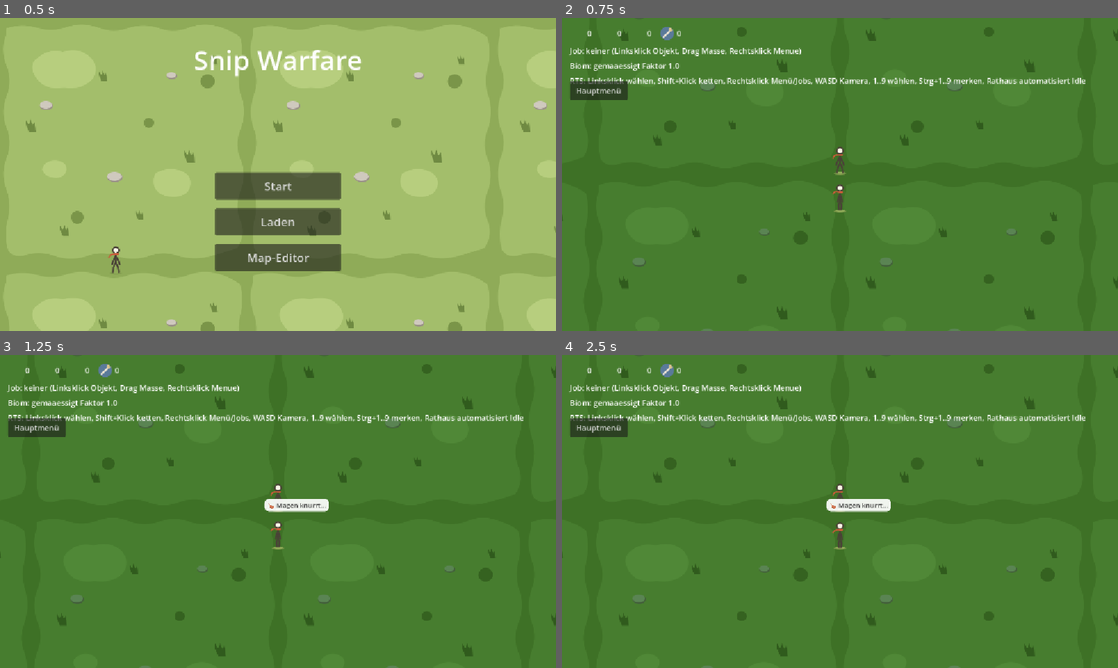
Above: before the commit, frames 1-4 (two rows, left to right).
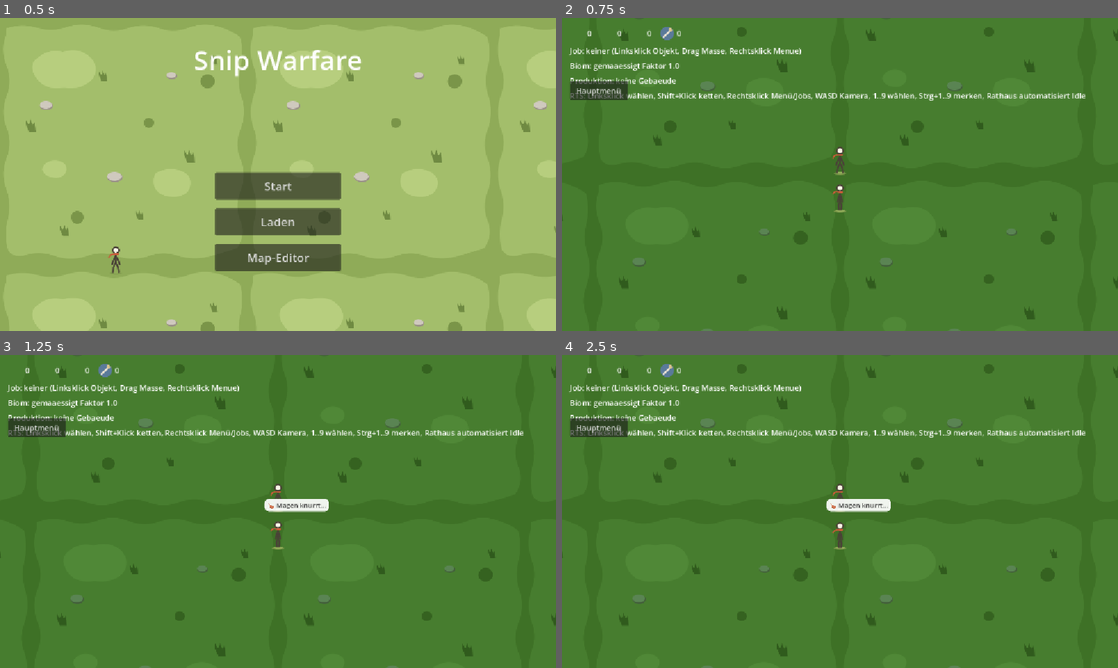
Above: after the commit, the same moments.

Repository: vannon091118/snip-warfare
Game: Godot game, scene res://ui/scenes/hauptmenue.tscn
The game is run twice, just before and just after one commit, with the same random seed, the same clock (stepped at 60 frames per second) and the same inputs.
Inputs:
- Up to frame 1 (0.5 s): no input
- Up to frame 2 (0.75 s): click "Start" at 0.5 s
- Up to frame 3 (1.25 s): no input
- Up to frame 4 (2.5 s): click "Hauptmenü" at 1.25 s; click "Start" at 2 s

Frame 1 is identical in both runs. In frame 2, 2.1% of the frame differs, in the area x 1-95%, y 18-27%; in frame 3, 2.1%; in frame 4, 2.1%.

Commit message:
1. Du wolltest, dass ein Spieler im laufenden Spiel Gebäude anfordern kann, deren Kosten wirklich fließen, der Bau über die Weltzeit läuft und die Produktion echte Eingänge verbraucht, und Shinon hat dafür den koordinierenden Manager, die Spielverdrahtung und den HUD-Beobachter gebaut. 2. Der neue Manager in gebaeude_manager.gd ist die einzige Stelle, die Bau- und Produktionsmaschine über den Weltuhr-Tick bewegt, die Baukosten vorher vollständig prüft und dann wirklich entnimmt, und die Ausgänge über die bestehende Erntebuchung in das nächste Lager legt. 3. Der Manager löst die zentrale Uhr zur Laufzeit über den Wurzelknoten auf statt über den Autoload-Globalnamen, damit derselbe Code auch in Headless-Testläufen ohne Hauptszene kompiliert und trotzdem im Spiel exakt dieselbe Weltuhr tickt. 4. Das Weltmodell in welt_model.gd liefert bei objekt_hinzufuegen jetzt den echten Array-Index des neuen Objekts zurück statt der fachlichen Objektnummer, weil der Manager die Zustandsfelder für Bau und Produktion sofort an genau dieses Objekt schreiben muss. 5. Der Lagerverwalter in lager_manager.gd besitzt jetzt eine direkte Startbestands-Funktion für deterministische Anfangswerte in Tests und Editor-Setup, damit kein Schema-Zufall die Beweisführung verfälscht. 6. Der neue HUD-Beobachter in hud_produktion_anzeige.gd liest ausschließlich die Statuszeilen des Managers und zeigt pro Gebäude Bauphase mit Prozent oder Produktionsphase mit Prozent, ohne selbst Zustand zu berechnen. 7. Die HUD-Leiste in hud_leiste.gd baut den Beobachter nur zusammen, die Szene in welt.tscn verdrahtet ihn, und die Welt in welt.gd reicht den Beobachter an den neuen Manager weiter. 8. Die Steuerung in steuerung.json führt die neue Aktion Werkstatt bauen mit eigenem Icon und Werkzeug-Platzhalter im Tooltip, und die Eingabe-Steuerung in ui_eingabe_steuerung.gd ruft über diese Aktion den Bau an der angeklickten Weltposition an. 9. Der Lauf-Beweis in lauf_pruefung_welt.gd prüft jetzt die ganze Kette im echten Modell: Die Baukosten verschwinden wirklich aus dem Lager, das Gebäude steht mit Bauzustand im Modell, die Maschinen erreichen ihre Phasen, und alle Prüfungen sind grün. 10. Übrig bleibt die zweite Gebäudekette mit eigenem Rezept und eigener Ausgangsressource, die beweist, dass ein neues Gebäude allein über Datenpool und Registry eingebunden werden kann, ohne die Produktionsmaschine anzufassen.

Diff:
--- a/economy/logic/storage/lager_manager.gd
+++ b/economy/logic/storage/lager_manager.gd
@@ -67,6 +67,28 @@
 			summe[ressource] = int(summe.get(ressource, 0)) + int(bestaende[ressource])
 	return summe
 
+func startbestand_setzen(ressource: String, menge: int, lager_index: int) -> void:
+	# Deterministischer Startbestand für Tests und Editor-Setup: schreibt die
+	# Menge direkt als Anfangszustand, ohne die Ernte-Varianz des Schemas.
+	if lager_index < 0 or lager_index >= _lager.size() or menge < 0:
+		return
+	var bestaende: Dictionary = _lager[lager_index].get("bestaende", {})
+	bestaende[ressource] = menge
+	_lager[lager_index]["bestaende"] = bestaende
+
+func hat_lagerplatz(lager_index: int, menge: int) -> bool:
+	# Produktions-Gate: Ausgänge dürfen nur gebucht werden, wenn das Lager
+	# genug freie Kapazität hat; blockiert sonst die Produktion.
+	if lager_index < 0 or lager_index >= _lager.size() or menge <= 0:
+		return false
+	var eintrag: Dictionary = _lager[lager_index]
+	var kapazitaet := int(eintrag.get("kapazitaet", 0))
+	var belegt := 0
+	var bestaende: Dictionary = eintrag.get("bestaende", {})
+	for ressource: String in bestaende.keys():
+		belegt += int(bestaende[ressource])
+	return belegt + menge <= kapazitaet
+
 ## Nächstes Lager für eine Weltposition (für Ernte und Verbrauch).
 
 func naechstes_lager_fuer(welt_position: Vector2) -> int:
--- a/game/data/steuerung.json
+++ b/game/data/steuerung.json
@@ -37,6 +37,15 @@
         "werkzeug": "Spitzhacke",
         "logik_id": "ressource_stein",
         "faktor": 1.0
+      },
+      {
+        "id": "bauen_werkstatt",
+        "label": "Bauen: Werkstatt",
+        "icon_pfad": "res://world/assets/terrain/werkstatt.svg",
+        "tooltip": "Kostet 15 Holz und 8 Stein, Werkzeug {werkzeug} wird nicht benoetigt",
+        "werkzeug": "keines",
+        "logik_id": "bauen",
+        "gebaeude_id": "werkstatt"
       }
     ]
   },
--- a/tools/lauf_pruefung_welt.gd
+++ b/tools/lauf_pruefung_welt.gd
@@ -3,6 +3,14 @@
 ## Reihenfolge-Unabhängigkeit der Generierung.
 
 func _init() -> void:
+	# Autoload-Ersatz: Der Testlauf startet ohne Hauptszene, deshalb wird die
+	# zentrale Weltuhr hier als Wurzelkind nachgebaut, damit Manager-Module,
+	# die den Weltuhr-Tick erwarten, auch im Test kompilieren und ticken.
+	var weltuhr_skript: GDScript = load("res://core/weltuhr.gd")
+	if weltuhr_skript != null:
+		var weltuhr: Node = weltuhr_skript.new()
+		weltuhr.name = "Weltuhr"
+		root.add_child(weltuhr)
 	var fehler := 0
 	# 1) Determinismus: gleicher Seed, gleiche Welt.
 	var modell_eins := Welt_Model.new()
@@ -105,6 +113,75 @@
 		fehler += 1
 	else:
 		print("OK: Variante 'busch' im Element-Katalog mit Asset auflösbar")
+	# 9) Gebäude-Fundament: Definition, Bau-Maschine, Produktions-Maschine.
+	var gebaeude_reg := Gebaeude_DefinitionRegistry.new()
+	var werkstatt: Gebaeude_Definition = null
+	if not gebaeude_reg.hat_gebaeude("werkstatt"):
+		print("FEHLER: Werkstatt fehlt in der Gebäude-Definition")
+		fehler += 1
+	else:
+		werkstatt = gebaeude_reg.definition_fuer("werkstatt")
+		print("OK: Werkstatt definiert mit Bauzeit %d und Dauer %d" % [werkstatt.bauzeit_ticks, werkstatt.dauer_ticks])
+	var bau_maschine := Gebaeude_BauMaschine.new()
+	var bau := bau_maschine.starten(bau_maschine.neuer_zustand())
+	for i in range(werkstatt.bauzeit_ticks):
+		bau = bau_maschine.tick(bau, werkstatt.bauzeit_ticks)
+	if not bau_maschine.ist_fertig(bau):
+		print("FEHLER: Bau-Maschine erreicht FERTIG nicht nach Bauzeit")
+		fehler += 1
+	else:
+		print("OK: Bau-Maschine erreicht FERTIG nach %d Ticks" % werkstatt.bauzeit_ticks)
+	var prod_maschine := Gebaeude_ProduktionsMaschine.new()
+	var prod := prod_maschine.starten(prod_maschine.neuer_zustand())
+	prod = prod_maschine.tick(prod, werkstatt, false, true)
+	if int(prod.get("phase", -1)) != Gebaeude_ProduktionsMaschine.Phase.WARTET_EINGANG:
+		print("FEHLER: Produktion wartet nicht ohne Eingang")
+		fehler += 1
+	prod = prod_maschine.tick(prod, werkstatt, true, true)
+	if str(prod.get("aktion", "")) != "input_ziehen":
+		print("FEHLER: Produktionsstart zieht keine Eingänge")
+		fehler += 1
+	for i in range(werkstatt.dauer_ticks):
+		prod = prod_maschine.tick(prod, werkstatt, true, true)
+	if str(prod.get("aktion", "")) != "output_legen":
+		print("FEHLER: Produktionsabschluss legt keine Ausgänge ab")
+		fehler += 1
+	else:
+		print("OK: Produktion verbraucht Eingang und meldet Ausgang nach %d Ticks" % werkstatt.dauer_ticks)
+	prod = prod_maschine.tick(prod, werkstatt, false, false)
+	if int(prod.get("phase", -1)) != Gebaeude_ProduktionsMaschine.Phase.WARTET_EINGANG:
+		print("FEHLER: Wiederholbare Produktion startet keinen neuen Zyklus")
+		fehler += 1
+	else:
+		print("OK: Wiederholbare Produktion beginnt neuen Zyklus und wartet auf Eingang")
+	# 10) Manager-Kette: Kosten fließen wirklich, Gebäude entsteht im Modell.
+	var bau_modell := Welt_Model.new()
+	var bau_generator := Welt_Generator.new()
+	bau_generator.welt_erzeugen(bau_modell, 4242, "gemaaessigt")
+	var bau_lager := Lager_Manager.new()
+	bau_lager.lager_anlegen("kleines_lager", Vector2(0, 0))
+	var bau_ressourcen := Einheit_Ressourcen.new()
+	bau_ressourcen.lager_setzen(bau_lager)
+	bau_lager.startbestand_setzen("holz", 50, 0)
+	bau_lager.startbestand_setzen("stein", 30, 0)
+	var bau_manager := Gebaeude_Manager.new()
+	bau_manager.einrichten(bau_modell, Welt_Registry.new(), bau_ressourcen, bau_lager)
+	var bau_ergebnis := bau_manager.bauen_anfordern("werkstatt", Vector2(512, 512))
+	if not bool(bau_ergebnis.get("ok", false)):
+		print("FEHLER: Bau-Anforderung scheitert: %s" % str(bau_ergebnis.get("grund", "?")))
+		fehler += 1
+	else:
+		var holz_rest := bau_lager.gesamt_bestand("holz")
+		var stein_rest := bau_lager.gesamt_bestand("stein")
+		var werkstatt_indizes := bau_modell.objekte_mit_element_id("werkstatt")
+		var gebaeude_id := ""
+		if not werkstatt_indizes.is_empty():
+			gebaeude_id = str(bau_modell.objekt_feld(werkstatt_indizes[0], "gebaeude_id", ""))
+		if holz_rest != 35 or stein_rest != 22 or gebaeude_id != "werkstatt":
+			print("FEHLER: Kosten fließen nicht korrekt (holz %d, stein %d, id %s)" % [holz_rest, stein_rest, gebaeude_id])
+			fehler += 1
+		else:
+			print("OK: Baukosten wirklich entnommen (holz 35, stein 22) und Werkstatt im Modell")
 	if fehler == 0:
 		print("ALLE PRUEFUNGEN GRUEN")
 		quit(0)
--- a/ui/logic/kategorie_ui/ui_eingabe_steuerung.gd
+++ b/ui/logic/kategorie_ui/ui_eingabe_steuerung.gd
@@ -30,6 +30,8 @@
 var _karten_ebene: CanvasLayer = null
 var _karten_viewer: Ui_KartenViewer = null
 var _karten_oeffnen: bool = false
+var _gebaeude: Gebaeude_Manager = null
+var _rechtsklick_welt_position := Vector2.ZERO
 
 signal karten_umschalten_gewuenscht
 signal verteilung_gewuenscht(nahrung_je_takt: float)
@@ -53,6 +55,7 @@
 	_kamera_steuerung = p.get("kamera_steuerung")
 	_karten_ebene = p.get("karten_ebene")
 	_karten_viewer = p.get("karten_viewer")
+	_gebaeude = p.get("gebaeude")
 	if p.has("schnellwahl"):
 		_schnellwahl = p["schnellwahl"]
 
@@ -139,6 +142,9 @@
 func auf_kontext_aktion(aktion: Dictionary) -> void:
 	var logik := str(aktion.get("logik_id", ""))
 	var label_text := str(aktion.get("label", ""))
+	if logik == "bauen":
+		_bauen_ausfuehren(aktion)
+		return
 	if label_text.to_lower().contains("wachstum") or logik.to_lower().contains("wachstum"):
 		var haus_pos := _kamera_steuerung.kamera_position if _kamera_steuerung != null else Vector2.ZERO
 		if _lager != null and _lager.lager_zahl() > 0:
@@ -164,20 +170,24 @@
 		(_hud as Variant).meldung_setzen("Massenwahl: %d Einheiten im Rechteck" % treffer.size())
 
 func _rechtsklick_verarbeiten(welt_pos: Vector2) -> void:
-	if _model == null or _tiere == null or _kontext == null or _hud == null:
-		return
-	var radius := _steuerung.steuerung.auswahl_radius if _steuerung != null and _steuerung.steuerung != null else 60.0
-	var ziel_objekt := _model.objekt_bei(welt_pos, radius)
-	var ziel_tier := _tiere.tier_id_bei(welt_pos, radius)
-	if ziel_objekt >= 0 or ziel_tier >= 0:
-		if _kamera != null and _kamera.get_viewport() != null:
-			_kontext.position = _kamera.get_viewport().get_mouse_position()
-		_kontext.popup()
-		return
-	if Input.is_key_pressed(KEY_SHIFT):
-		(_hud as Variant).meldung_setzen("Aggressiver Move: Ziel wird automatisch angegriffen")
+	if _kontext == null or _hud == null:
+		return
+	_rechtsklick_welt_position = welt_pos
+	# Rechtsklick öffnet immer das Kontextmenü: an Objekten und Tieren für
+	# Sammel-/Abbau-Aktionen, auf freiem Feld für Bau-Aktionen.
+	if _kamera != null and _kamera.get_viewport() != null:
+		_kontext.position = _kamera.get_viewport().get_mouse_position()
+	_kontext.popup()
+
+func _bauen_ausfuehren(aktion: Dictionary) -> void:
+	if _gebaeude == null or _hud == null:
+		return
+	var gebaeude_id := str(aktion.get("gebaeude_id", ""))
+	var ergebnis := _gebaeude.bauen_anfordern(gebaeude_id, _rechtsklick_welt_position)
+	if bool(ergebnis.get("ok", false)):
+		(_hud as Variant).meldung_setzen("Bau angefordert: %s" % str(aktion.get("label", gebaeude_id)))
 	else:
-		(_hud as Variant).meldung_setzen("Move-Befehl an aktive Einheit")
+		(_hud as Variant).meldung_setzen("Bauen nicht möglich: %s" % str(ergebnis.get("grund", "unbekannt")))
 
 func _klick_verarbeiten(klick: Vector2) -> void:
 	if _model == null or _registry == null or _tiere == null or _job_registry == null or _stockmaenner == null or _auswahl == null or _hud == null:
--- a/ui/scenes/hud/hud_leiste.gd
+++ b/ui/scenes/hud/hud_leiste.gd
@@ -7,6 +7,7 @@
 @onready var _ressourcen: HBoxContainer = %RessourcenLeiste
 @onready var _job: Label = %JobAnzeige
 @onready var _status: Label = %StatusAnzeige
+@onready var _produktion: Label = %ProduktionAnzeige
 
 ## Kategorie daten: keine eigenen Arrays; die Kinder tragen den Zustand.
 
@@ -23,3 +24,6 @@
 
 func biom_anzeigen(biom_id: String, biom_faktor: float) -> void:
 	(_status as Variant).biom_anzeigen(biom_id, biom_faktor)
+
+func produktion_anzeigen(zeilen: Array[String]) -> void:
+	(_produktion as Variant).status_setzen(zeilen)
--- /dev/null
+++ b/ui/scenes/hud/hud_produktion_anzeige.gd
@@ -0,0 +1,17 @@
+extends Label
+## HUD-Spitze: Produktions-Anzeige. Reiner Observer über den Gebäude-Manager:
+## Sie zeigt nur die gelieferten Statuszeilen (Bauphase, Produktionsphase,
+## Wartegründe) und berechnet selbst nichts.
+## Kette: Gebaeude_Manager.status_zeilen -> produktion_anzeigen -> Label-Text.
+
+## Kategorie daten: die zuletzt angezeigten Zeilen.
+var letzte_zeilen: Array[String] = []
+
+## Kategorie logik: Anzeigen der Statuszeilen.
+
+func status_setzen(zeilen: Array[String]) -> void:
+	letzte_zeilen = zeilen
+	if zeilen.is_empty():
+		text = "Produktion: keine Gebaeude"
+	else:
+		text = "Produktion: %s" % " | ".join(zeilen)
--- /dev/null
+++ b/world/logic/kategorie_objekt/gebaeude_manager.gd
@@ -0,0 +1,194 @@
+extends Node2D
+class_name Gebaeude_Manager
+## Manager der Gebäude: Er tickt Bau- und Produktionsmaschinen über die
+## zentrale Weltuhr, prüft und entnimmt Kosten über Einheit_Ressourcen und
+## Lager_Manager und lagert Ausgänge ein. Er greift nie direkt in fremde
+## Daten ein: Das Weltmodell schreibt er nur über eigene Funktionen, die
+## Bestände nur über die Ressourcen-Schnittstelle.
+
+signal gebaeude_meldung(text: String)
+
+## Kategorie daten: Definitionen und die zwei Zustandsmaschinen.
+var _definitionen := Gebaeude_DefinitionRegistry.new()
+var _bau_maschine := Gebaeude_BauMaschine.new()
+var _produktions_maschine := Gebaeude_ProduktionsMaschine.new()
+
+## Kategorie logik: Verbindungen zu anderen Domänen und Tick.
+var _model: Welt_Model = null
+var _registry: Welt_Registry = null
+var _ressourcen: Einheit_Ressourcen = null
+var _lager: Lager_Manager = null
+
+func _ready() -> void:
+	# Die Weltuhr wird zur Laufzeit aufgelöst statt über den Autoload-Globalnamen,
+	# damit der Manager auch in Headless-Testläufen ohne Autoloads kompilierbar
+	# bleibt. Im Spiel ist es dieselbe zentrale Uhr aus project.godot.
+	var weltuhr := get_node_or_null("/root/Weltuhr")
+	if weltuhr != null and weltuhr.has_signal("tick") and not weltuhr.tick.is_connected(_auf_tick):
+		weltuhr.tick.connect(_auf_tick)
+
+func _exit_tree() -> void:
+	var weltuhr := get_node_or_null("/root/Weltuhr")
+	if weltuhr != null and weltuhr.has_signal("tick") and weltuhr.tick.is_connected(_auf_tick):
+		weltuhr.tick.disconnect(_auf_tick)
+
+func einrichten(model: Welt_Model, registry: Welt_Registry, ressourcen: Einheit_Ressourcen, lager: Lager_Manager) -> void:
+	_model = model
+	_registry = registry
+	_ressourcen = ressourcen
+	_lager = lager
+
+func bauen_anfordern(gebaeude_id: String, welt_position: Vector2) -> Dictionary:
+	# Spieler löst den Bau aus: Kosten werden vorher vollständig geprüft und
+	# dann entnommen; das Gebäude erscheint im Modell mit Bauzustand.
+	if _model == null or _ressourcen == null or _lager == null:
+		return {"ok": false, "grund": "nicht bereit"}
+	if not _definitionen.hat_gebaeude(gebaeude_id):
+		return {"ok": false, "grund": "unbekanntes Gebaeude"}
+	var definition := _definitionen.definition_fuer(gebaeude_id)
+	var lager_index := _lager.naechstes_lager_fuer(welt_position)
+	if lager_index < 0:
+		return {"ok": false, "grund": "kein Lager in der Naehe"}
+	for kosten: Dictionary in definition.baukosten_paare():
+		var ressource := str(kosten["ressource"])
+		if not _ressourcen.kann_entnehmen(ressource, int(kosten["menge"]), lager_index):
+			return {"ok": false, "grund": "Kosten fehlen: %s" % ressource}
+	for kosten: Dictionary in definition.baukosten_paare():
+		if not _ressourcen.entnehmen(str(kosten["ressource"]), int(kosten["menge"]), lager_index):
+			return {"ok": false, "grund": "Entnahme fehlgeschlagen"}
+	var objekt_index := _model.objekt_hinzufuegen(definition.welt_objekt_id, welt_position)
+	_model.objekt_feld_setzen(objekt_index, "gebaeude_id", gebaeude_id)
+	var bau_zustand := _bau_maschine.starten(_bau_maschine.neuer_zustand())
+	_model.objekt_feld_setzen(objekt_index, "bau_phase", int(bau_zustand["phase"]))
+	_model.objekt_feld_setzen(objekt_index, "bau_fortschritt", 0)
+	_model.objekt_feld_setzen(objekt_index, "prod_phase", int(Gebaeude_ProduktionsMaschine.Phase.DEAKTIVIERT))
+	_model.objekt_feld_setzen(objekt_index, "prod_fortschritt", 0)
+	gebaeude_meldung.emit("Bau angefordert: %s (%d Ticks)" % [definition.angezeigter_name, definition.bauzeit_ticks])
+	return {"ok": true}
+
+func status_zeilen() -> Array[String]:
+	# Reine Beobachtung für das HUD: pro Gebäude eine kompakte Zeile.
+	var zeilen: Array[String] = []
+	if _model == null:
+		return zeilen
+	for index in _model.objekt_anzahl():
+		var gebaeude_id := str(_model.objekt_feld(index, "gebaeude_id", ""))
+		if gebaeude_id == "":
+			continue
+		var definition := _definitionen.definition_fuer(gebaeude_id)
+		if definition == null:
+			continue
+		var bau_zustand := {
+			"phase": int(_model.objekt_feld(index, "bau_phase", 0)),
+			"fortschritt": int(_model.objekt_feld(index, "bau_fortschritt", 0)),
+		}
+		if not _bau_maschine.ist_fertig(bau_zustand):
+			var anteil := int(_bau_maschine.fortschritt_anteil(bau_zustand, definition.bauzeit_ticks) * 100.0)
+			zeilen.append("%s: %s %d%%" % [definition.angezeigter_name, _bau_maschine.phase_name(bau_zustand), anteil])
+			continue
+		var prod_zustand := {
+			"phase": int(_model.objekt_feld(index, "prod_phase", 0)),
+			"fortschritt": int(_model.objekt_feld(index, "prod_fortschritt", 0)),
+		}
+		var phase_text := _produktions_maschine.phase_name(prod_zustand)
+		if int(prod_zustand["phase"]) == Gebaeude_ProduktionsMaschine.Phase.LAEUFT:
+			var prod_anteil := int(_produktions_maschine.fortschritt_anteil(prod_zustand, definition.dauer_ticks) * 100.0)
+			zeilen.append("%s: %s %d%%" % [definition.angezeigter_name, phase_text, prod_anteil])
+		else:
+			zeilen.append("%s: %s" % [definition.angezeigter_name, phase_text])
+	return zeilen
+
+func _auf_tick(_tick_nummer: int, _delta: float) -> void:
+	if _model == null or _ressourcen == null or _lager == null:
+		return
+	for index in _model.objekt_anzahl():
+		var gebaeude_id := str(_model.objekt_feld(index, "gebaeude_id", ""))
+		if gebaeude_id == "":
+			continue
+		var definition := _definitionen.definition_fuer(gebaeude_id)
+		if definition == null:
+			continue
+		_bau_ticken(index, definition)
+		if _bau_fertig(index):
+			_produktion_ticken(index, definition)
+
+func _bau_fertig(index: int) -> bool:
+	var zustand := {
+		"phase": int(_model.objekt_feld(index, "bau_phase", 0)),
+		"fortschritt": int(_model.objekt_feld(index, "bau_fortschritt", 0)),
+	}
+	return _bau_maschine.ist_fertig(zustand)
+
+func _bau_ticken(index: int, definition: Gebaeude_Definition) -> void:
+	var zustand := {
+		"phase": int(_model.objekt_feld(index, "bau_phase", 0)),
+		"fortschritt": int(_model.objekt_feld(index, "bau_fortschritt", 0)),
+	}
+	if _bau_maschine.ist_fertig(zustand):
+		return
+	var neu := _bau_maschine.tick(zustand, definition.bauzeit_ticks)
+	_model.objekt_feld_setzen(index, "bau_phase", int(neu["phase"]))
+	_model.objekt_feld_setzen(index, "bau_fortschritt", int(neu["fortschritt"]))
+	if _bau_maschine.ist_fertig(neu):
+		# Bau abgeschlossen: Produktion geht in den Wartezustand.
+		var prod := _produktions_maschine.starten(_produktions_maschine.neuer_zustand())
+		_model.objekt_feld_setzen(index, "prod_phase", int(prod["phase"]))
+		_model.objekt_feld_setzen(index, "prod_fortschritt", 0)
+		gebaeude_meldung.emit("%s ist fertig gebaut und wartet auf Eingänge." % definition.angezeigter_name)
+
+func _produktion_ticken(index: int, definition: Gebaeude_Definition) -> void:
+	var zustand := {
+		"phase": int(_model.objekt_feld(index, "prod_phase", 0)),
+		"fortschritt": int(_model.objekt_feld(index, "prod_fortschritt", 0)),
+	}
+	var lager_index := _lager.naechstes_lager_fuer(_model.objekt_position(index))
+	var eingang_ok := lager_index >= 0 and _eingang_verfuegbar(definition, lager_index)
+	var lager_ok := lager_index >= 0 and _lager.hat_lagerplatz(lager_index, _output_menge(definition))
+	var neu := _produktions_maschine.tick(zustand, definition, eingang_ok, lager_ok)
+	match str(neu.get("aktion", "keine")):
+		"input_ziehen":
+			if _inputs_entnehmen(definition, lager_index):
+				gebaeude_meldung.emit("%s beginnt zu produzieren." % definition.angezeigter_name)
+			else:
+				neu = _produktions_maschine.phase_erzwingen(neu, Gebaeude_ProduktionsMaschine.Phase.WARTET_EINGANG)
+		"output_legen":
+			if _outputs_einlagern(definition, index):
+				var namen: Array[String] = []
+				for output: Dictionary in definition.outputs:
+					namen.append("%d %s" % [int(output.get("menge", 0)), str(output.get("ressource", ""))])
+				gebaeude_meldung.emit("%s hat %s hergestellt und eingelagert." % [definition.angezeigter_name, ", ".join(namen)])
+			else:
+				neu = _produktions_maschine.phase_erzwingen(neu, Gebaeude_ProduktionsMaschine.Phase.WARTET_AUSGANG)
+	_model.objekt_feld_setzen(index, "prod_phase", int(neu.get("phase", zustand["phase"])))
+	_model.objekt_feld_setzen(index, "prod_fortschritt", int(neu.get("fortschritt", zustand["fortschritt"])))
+
+func _eingang_verfuegbar(definition: Gebaeude_Definition, lager_index: int) -> bool:
+	for input: Dictionary in definition.inputs:
+		if not _ressourcen.kann_entnehmen(str(input.get("ressource", "")), int(input.get("menge", 0)), lager_index):
+			return false
+	return true
+
+func _inputs_entnehmen(definition: Gebaeude_Definition, lager_index: int) -> bool:
+	for input: Dictionary in definition.inputs:
+		if not _ressourcen.entnehmen(str(input.get("ressource", "")), int(input.get("menge", 0)), lager_index):
+			return false
+	return true
+
+func _outputs_einlagern(definition: Gebaeude_Definition, index: int) -> bool:
+	if _model == null or _ressourcen == null:
+		return false
+	# Outputs gehen über die Erntebuchung ins Lager, das der Produktions-
+	# position am nächsten liegt; keine zweite Lagerlogik.
+	for output: Dictionary in definition.outputs:
+		var menge := int(output.get("menge", 0))
+		if menge <= 0:
+			continue
+		_ressourcen.ernte_position_setzen(_model.objekt_position(index))
+		_ressourcen.hinzufuegen(str(output.get("ressource", "")), menge)
+	return true
+
+func _output_menge(definition: Gebaeude_Definition) -> int:
+	var summe := 0
+	for output: Dictionary in definition.outputs:
+		summe += int(output.get("menge", 0))
+	return summe
--- a/world/logic/welt_model.gd
+++ b/world/logic/welt_model.gd
@@ -64,6 +64,9 @@
 	return raster[y * raster_breite + x]
 
 func objekt_hinzufuegen(element_id: String, position: Vector2) -> int:
+	# Liefert den Array-Index des neuen Objekts zurück, damit Aufrufer sofort
+	# Zustandsfelder über objekt_feld_setzen schreiben können. Die fachliche
+	# Objekt-Nummer bleibt als Feld "id" erhalten.
 	var nummer := _naechste_objekt_nummer
 	_naechste_objekt_nummer += 1
 	objekte.append({
@@ -71,7 +74,7 @@
 		"element_id": element_id,
 		"position": [position.x, position.y],
 	})
-	return nummer
+	return objekte.size() - 1
 
 func objekt_position(index: int) -> Vector2:
 	var position_werte: Array = objekte[index]["position"]
--- a/world/scenes/welt.gd
+++ b/world/scenes/welt.gd
@@ -32,6 +32,7 @@
 
 ## Unter-Spitzen: Jede hält genau eine Zuständigkeit.
 var _ladevorgang := Welt_Ladevorgang.new()
+var _gebaeude := Gebaeude_Manager.new()
 var _lager_fabrik := Welt_LagerFabrik.new()
 var _tier_platzierer := Welt_TierPlatzierer.new()
 var _waerme_sammler := Welt_WaermeSammler.new()
@@ -72,6 +73,9 @@
 	_stockmaenner.tageszyklus_setzen(_tageszyklus)
 	_waerme_sammler.sammeln(_model, _stockmaenner)
 	add_child(_stockmaenner)
+	_gebaeude.einrichten(_model, _registry, _ressourcen, _lager)
+	add_child(_gebaeude)
+	_gebaeude.gebaeude_meldung.connect(_auf_gebaeude_meldung)
 	_stockmaenner.einheit_hinzufuegen(_kamera_steuerung.kamera_position + Vector2(0, 48))
 	_karten_beobachter.einrichten(_model, _generator, _tiere)
 	_orchestrator_registry.laden(ORCHESTRATOR_PFAD)
@@ -101,6 +105,7 @@
 		"karten_ebene": _karten_ebene,
 		"karten_viewer": _karten_viewer,
 		"schnellwahl": _schnellwahl,
+		"gebaeude": _gebaeude,
 	})
 	var zurueck_knopf: Button = %ZurueckKnopf
 	zurueck_knopf.pressed.connect(_auf_zurueck)
@@ -138,6 +143,7 @@
 	# sich ausschließlich über Jobs (Einheit_Status + Rathaus/Orchestrator),
 	# niemals durch unmittelbares Setzen ihrer Position pro Frame.
 	_karten_beobachter.beobachten(_karten_viewer, _karten_info, _karten_ebene, _kamera_steuerung.kamera_position, _kamera)
+	_hud.produktion_anzeigen(_gebaeude.status_zeilen())
 
 func _unhandled_input(ereignis: InputEvent) -> void:
 	_eingabe_steuerung.unhandled_input(
@@ -159,3 +165,6 @@
 
 func _auf_zurueck() -> void:
 	get_tree().change_scene_to_file("res://ui/scenes/hauptmenue.tscn")
+
+func _auf_gebaeude_meldung(text: String) -> void:
+	_hud.meldung_setzen(text)
--- a/world/scenes/welt.tscn
+++ b/world/scenes/welt.tscn
@@ -8,6 +8,7 @@
 [ext_resource type="Script" path="res://ui/scenes/hud/hud_ressourcen_leiste.gd" id="6_ressourcen"]
 [ext_resource type="Script" path="res://ui/scenes/hud/hud_job_anzeige.gd" id="7_jobanzeige"]
 [ext_resource type="Script" path="res://ui/scenes/hud/hud_status_anzeige.gd" id="8_statusanzeige"]
+[ext_resource type="Script" path="res://ui/scenes/hud/hud_produktion_anzeige.gd" id="8b_produktion"]
 [ext_resource type="Script" path="res://ui/scenes/selection/auswahl_rechteck.gd" id="9_rechteck"]
 [ext_resource type="Script" path="res://ui/scenes/panels/kontext_menue.gd" id="10_kontext"]
 
@@ -61,6 +62,12 @@
 text = ""
 script = ExtResource("8_statusanzeige")
 
+[node name="ProduktionAnzeige" type="Label" parent="CanvasLayer/HUD"]
+unique_name_in_owner = true
+layout_mode = 2
+text = "Produktion: keine Gebaeude"
+script = ExtResource("8b_produktion")
+
 [node name="HilfeLabel" type="Label" parent="CanvasLayer/HUD"]
 layout_mode = 2
 text = "RTS: Linksklick wählen, Shift+Klick ketten, Rechtsklick Menü/Jobs, WASD Kamera, 1..9 wählen, Strg+1..9 merken, Rathaus automatisiert Idle"
Not shown, changed: shinon/commit_msg.txt
